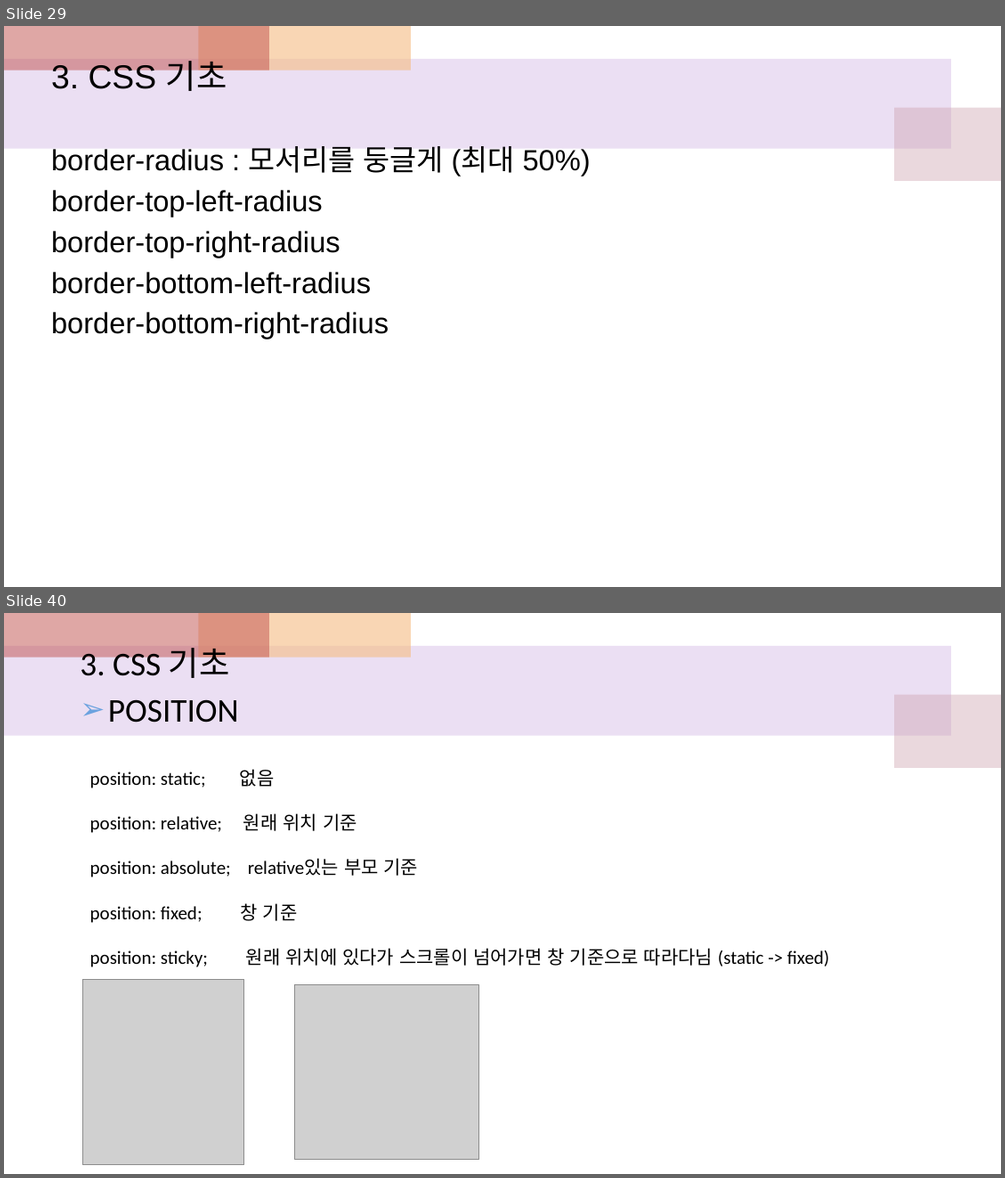
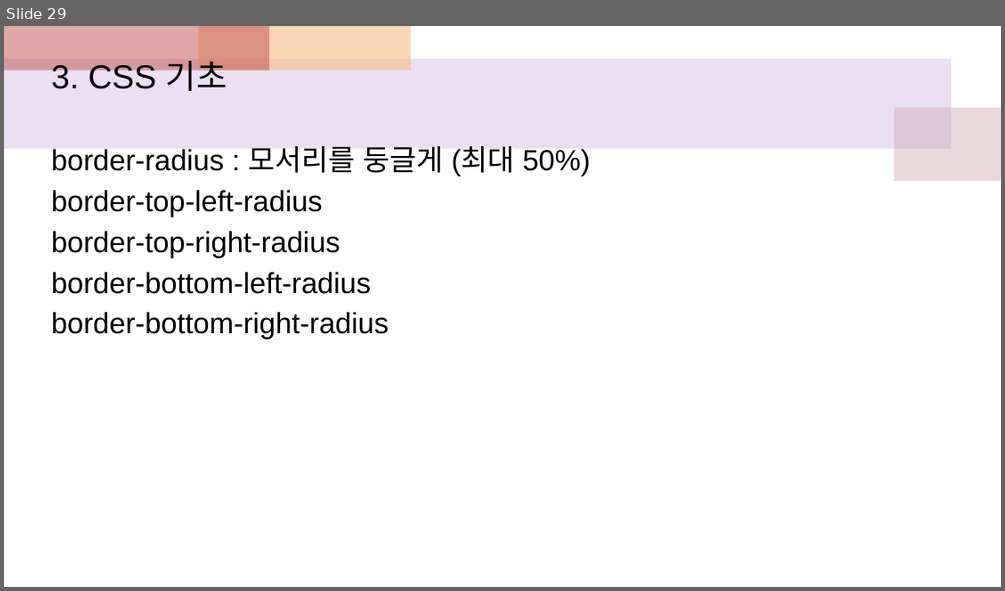
Before and after one commit to sonsungjong/html_css, a slide deck: htmlcss수업참고자료.pptx. Shown one above the other, each under a label of ours: slides 29 and 40 before the commit, slide 29 after it; the slides between them are not shown. The pictures are 1005x1178 and 1005x591 pixels, drawn with LibreOffice and Linux fonts; fonts in the diff are those of the drawing; grey boxes stand for pictures. Boxes give left, top, right and bottom in pixels: in the first picture for what was removed or moved away, otherwise in the second. Text is boxed around its words. In the diff, an @@ line names an element or a change of style, - is before the commit and + after.

```diff
--- a/htmlcss수업참고자료.pptx
+++ b/htmlcss수업참고자료.pptx
@@ slide 40 removed at box(4, 613, 1001, 1174), background #FFFFFF; not listed: 4 template elements that a slide beside it also shows @@
@@ text removed at box(80, 641, 239, 722) @@
-3. CSS 기초
-➢ POSITION
@@ text removed at box(90, 769, 829, 967) @@
-position: static; 없음
-position: relative; 원래 위치 기준
-position: absolute; relative있는 부모 기준
-position: fixed; 창 기준
-position: sticky; 원래 위치에 있다가 스크롤이 넘어가면 창 기준으로 따라다님 (static -> fixed)
@@ picture removed at box(82, 980, 244, 1165) @@
@@ picture removed at box(294, 985, 478, 1159) @@
```
Also in this commit, not shown: 8 slides changed, 12 slides added, 11 other slides removed.
